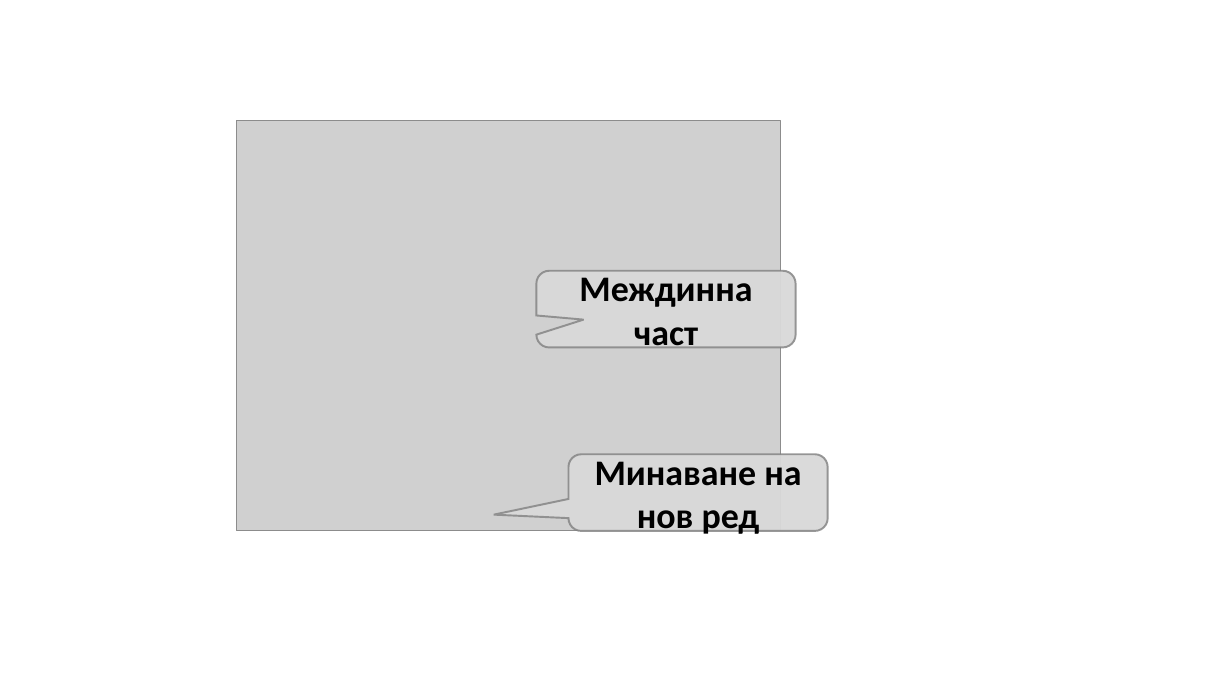
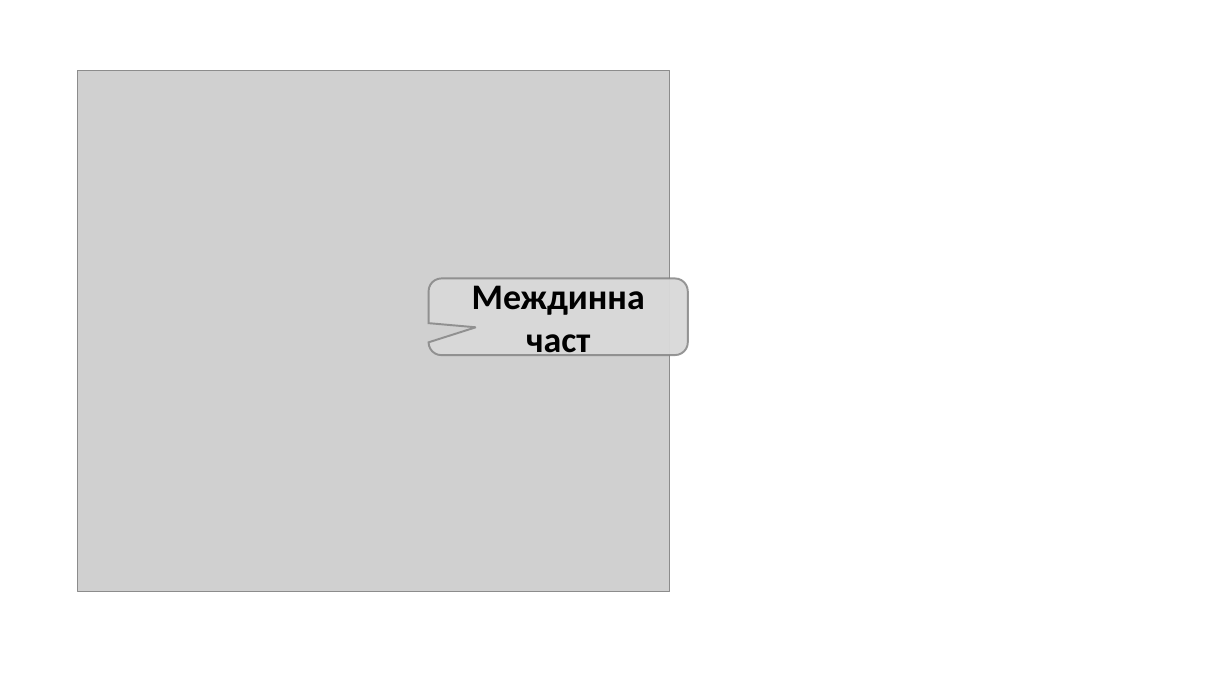
Before and after one commit to SoftUni/Programming-Basics-Book-CSharp-BG, a slide deck: slide 9 of assets/chapter-6-images/chapter-6-images.pptx (slide 10 before the commit). Drawn at 1232x693 pixels with LibreOffice and Linux fonts; fonts in the diff are those of the drawing; grey boxes stand for pictures. Boxes give left, top, right and bottom in pixels: in the first picture for what was removed or moved away, otherwise in the second. Text is boxed around its words. In the diff, an @@ line names an element or a change of style, - is before the commit and + after.

```diff
--- a/assets/chapter-6-images/chapter-6-images.pptx
+++ b/assets/chapter-6-images/chapter-6-images.pptx
@@ picture: place and size @@
-picture at (237,121,781,531)
+picture at (78,70,670,592)
@@ rounded speech box "Междинна част": place and size @@
-rounded speech box "Междинна част" at (537,271,797,348)
+rounded speech box "Междинна част" at (429,278,689,355)
@@ rounded speech box removed at (568,455,828,531) @@
-Минаване на нов ред
```
Also in this commit, not shown: 1 slide added, 2 slides removed, 6 other files.
